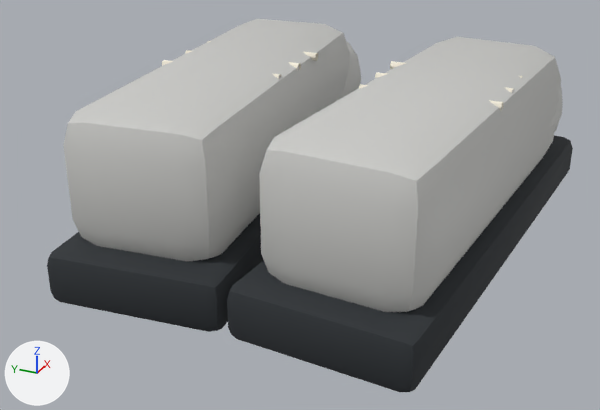
The Blender file asset_sources/blender/cash_register/checkout_product_shoe_pair.blend as it was, and as the next commit left it.
Both versions are drawn from a 50 mm camera at (-0.363, -0.145, 0.19) aimed at (-0.016, 0.012, 0.017). The lights are fixed; the arrows at lower left show +X, +Y and +Z. The older version comes first.

Names of what the first picture shows: 'LeftSole', 'LeftUpper', 'RightSole', 'RightToe', 'RightUpper' and 7 more.
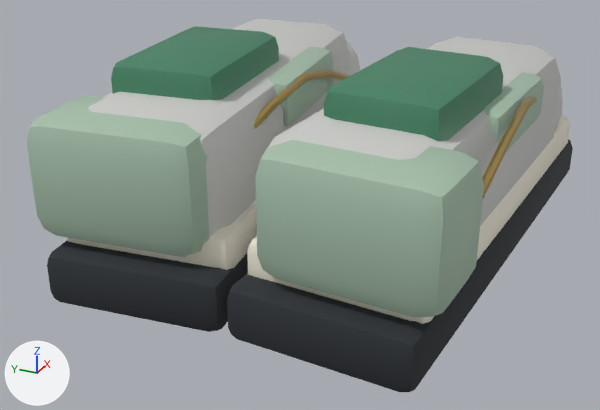
Changed parts and their boxes [x1, y1, x2, y2] in the pictures (600 x 410 px):
'LeftHeelCounter', added: after [255, 140, 484, 317]
'RightHeelCounter', added: after [27, 96, 209, 256]
'LeftTongue', added (green): after [324, 47, 503, 141]
'RightTongue', added (green): after [111, 26, 279, 100]
'LeftMidsole', added: after [247, 115, 570, 324]
'RightMidsole', added (pale yellow): after [67, 200, 257, 270]
'RightSaddle', added: after [268, 47, 333, 126]
'LeftSaddle', added: after [483, 72, 544, 152]
'LeftQuarterPiping', added (orange): after [482, 97, 537, 198]
'RightQuarterPiping', added (orange): after [254, 70, 349, 129]
'LeftUpper', unchanged, covered by the edit: before [259, 37, 561, 312]; after [268, 37, 561, 226]
'RightUpper', unchanged, covered by the edit: before [63, 19, 350, 261]; after [88, 19, 350, 257]

What changed in the scene script:
```text
Add ob_rightquarterpiping:
    ob_rightquarterpiping = bpy.data.objects.new('RightQuarterPiping', me_rightquarterpipingcurve)  # 40 vertices, 32 faces; spans x -0.0834..0.0585, y 0.01..0.018, z 0.0601..0.083; in mat_m_brass (orange #c8a861)
    ob_rightquarterpiping.parent = ob_checkout_product_shoe_pair
    ob_rightquarterpiping.location = (0.0, 0.0, 0.0)
Add ob_rightheelcounter:
    ob_rightheelcounter = bpy.data.objects.new('RightHeelCounter', me_cube_011)  # 56 vertices, 54 faces; spans x -0.0259..0.0259, y -0.0404..0.0404, z -0.0275..0.0275; in mat_m_sage (light grey #a6bfaa)
    ob_rightheelcounter.parent = ob_checkout_product_shoe_pair
    ob_rightheelcounter.location = (-0.096, 0.052, 0.057)
Add ob_rightsaddle:
    ob_rightsaddle = bpy.data.objects.new('RightSaddle', me_cube_010)  # 56 vertices, 54 faces; spans x -0.0393..0.0393, y -0.0415..0.0415, z -0.012..0.012; in mat_m_skuaccent (light grey #a6bfaa)
    ob_rightsaddle.parent = ob_checkout_product_shoe_pair
    ob_rightsaddle.location = (0.002, 0.052, 0.072)
Add ob_righttongue:
    ob_righttongue = bpy.data.objects.new('RightTongue', me_cube_009)  # 56 vertices, 54 faces; spans x -0.0424..0.0424, y -0.0288..0.0288, z -0.016..0.016; in mat_m_deepgreen (green #428161)
    ob_righttongue.parent = ob_checkout_product_shoe_pair
    ob_righttongue.location = (-0.038, 0.052, 0.083)
Add ob_rightmidsole:
    ob_rightmidsole = bpy.data.objects.new('RightMidsole', me_cube_007)  # 56 vertices, 54 faces; spans x -0.116..0.116, y -0.048..0.048, z -0.011..0.011; in mat_m_cream (pale yellow #f5efde)
    ob_rightmidsole.parent = ob_checkout_product_shoe_pair
    ob_rightmidsole.location = (0.004, 0.052, 0.03)
Add ob_leftquarterpiping:
    ob_leftquarterpiping = bpy.data.objects.new('LeftQuarterPiping', me_leftquarterpipingcurve)  # 40 vertices, 32 faces; spans x -0.0834..0.0585, y -0.094..-0.086, z 0.0601..0.083; in mat_m_brass (orange #c8a861)
    ob_leftquarterpiping.parent = ob_checkout_product_shoe_pair
    ob_leftquarterpiping.location = (0.0, 0.0, 0.0)
Add ob_leftheelcounter:
    ob_leftheelcounter = bpy.data.objects.new('LeftHeelCounter', me_cube_005)  # 56 vertices, 54 faces; spans x -0.0259..0.0259, y -0.0404..0.0404, z -0.0275..0.0275; in mat_m_sage (light grey #a6bfaa)
    ob_leftheelcounter.parent = ob_checkout_product_shoe_pair
    ob_leftheelcounter.location = (-0.096, -0.052, 0.057)
Add ob_leftsaddle:
    ob_leftsaddle = bpy.data.objects.new('LeftSaddle', me_cube_004_1)  # 56 vertices, 54 faces; spans x -0.0393..0.0393, y -0.0415..0.0415, z -0.012..0.012; in mat_m_skuaccent (light grey #a6bfaa)
    ob_leftsaddle.parent = ob_checkout_product_shoe_pair
    ob_leftsaddle.location = (0.002, -0.052, 0.072)
Add ob_lefttongue:
    ob_lefttongue = bpy.data.objects.new('LeftTongue', me_cube_003_1)  # 56 vertices, 54 faces; spans x -0.0424..0.0424, y -0.0288..0.0288, z -0.016..0.016; in mat_m_deepgreen (green #428161)
    ob_lefttongue.parent = ob_checkout_product_shoe_pair
    ob_lefttongue.location = (-0.038, -0.052, 0.083)
Add ob_leftmidsole:
    ob_leftmidsole = bpy.data.objects.new('LeftMidsole', me_cube_001_1)  # 56 vertices, 54 faces; spans x -0.116..0.116, y -0.048..0.048, z -0.011..0.011; in mat_m_cream (pale yellow #f5efde)
    ob_leftmidsole.parent = ob_checkout_product_shoe_pair
    ob_leftmidsole.location = (0.004, -0.052, 0.03)
```
